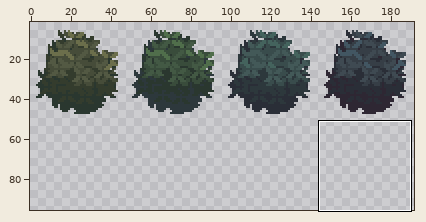
A pixel-art file gets an edit: assets/03_backgrounds/bushes.aseprite. Above, an overview of the earlier version with the close-up marked.
Close-up. Old version:
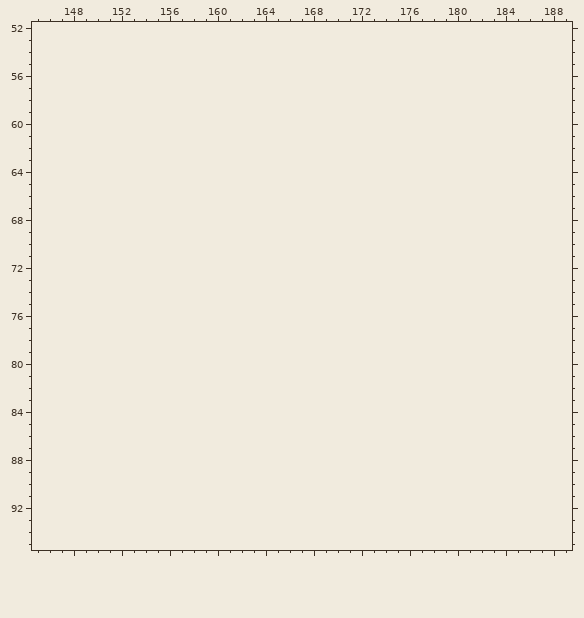
192x48 pixels, 1 frame. Colours within 5 levels of each other are drawn and written as one. Shown: x 145..189, y 52..95. The old version is drawn lined up with the new one, on the new canvas. The wide view leaves out empty margins. The commit also changed other parts of the picture, which this record leaves out.
The same view after the edit:
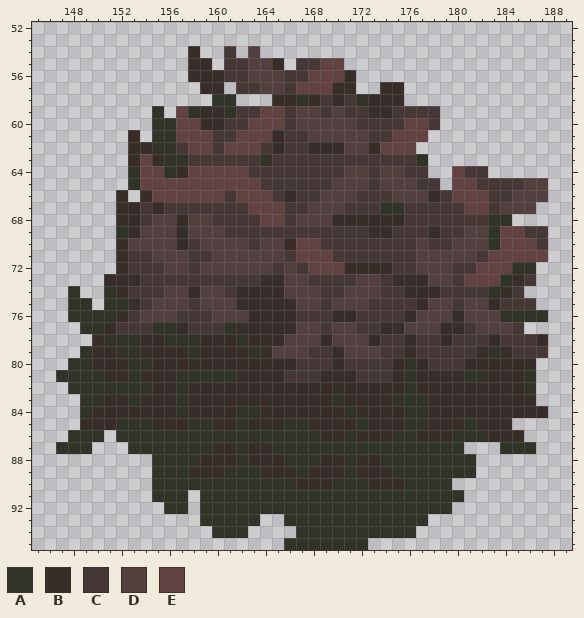
Palette (. is transparent): A #303327  B #372e2a  C #463836  D #52403f  E #624342
The edit:
canvas 192x48 -> 192x96
Changed rows in their new state; - is an unchanged pixel.
first column x 147:
54 -----------B--C-D------------------------
55 -----------BB-CCDDB-CCEE-----------------
56 -----------BBBCCDDDCCEEEB----------------
57 ------------BB-CCDDCEEEBB--BB------------
58 -------------AA---BBABCBCABBB------------
59 --------A-EABBACCEECDDCDCCBBCCCC---------
60 --------AAEEBBCCEEECDDDDDCCCCEEC---------
61 ------B-AAEEECCEEEBCCDDDDDCCEEE----------
62 ------BBAACEECEEECBCCBBBDDBEEE-----------
63 ------BEBAACCCCCCACCCCCCCCCCCCA----------
64 ------AEEABEEEEECCCCCCCCDDCDDCC--ECC-----
65 ------AEEEEEEEEEECCCCCCDDDCDDDCC-EECCCCDD
66 -----B-BEEEEEECEEECBCCDDDCCCDDDBCEEECCDDD
67 -----BBCBCCCCCCCEEECCDDDCCCAACCCCCEECDDD-
68 -----BBCDDBDDCCCCEECDDDBBBBBBCCCCCCCAA---
69 -----ABDDDBDDDCCCCCCCCCCCCBBCCCBCCDDAEECC
70 -----BDDDDBCDDDDCDDBEECCCCCCCCDCCDDDAEEEC
71 -----BCCDDDCCDDDDDDCEEECCCCCCCDDDDDCEEEEE
72 -----BCCCDDCDDDDDDCDCEEEBBBBCCDDDCCEEEAA-
73 ----BBBCCCCCCCCCCBBDDCCCCDDCBBBDDCEEEABC-
74 -A--ABCCCDDBDDCBBBBDDDCCDDDCCBBBCCCCABC--
75 -AA-AABCDDDCDDDBBBBBDDCDDDCCCCBDDCDDBCCC-
76 -AAAABCDDDCCCDDDBBBBCCCBBCCCCBDDDBDDDAAAA
77 --AABCCCAABCCCABBBBBDDCDDCCBBDDDBBCDDDC--
78 ---BAAABBAAABBBABBBDDDBDDDBCCBCCBCCCBCCCB
79 --ABBAABBBBABBBBABDDDCCBDDDCCBCCCCCBABCCC
80 -AABBBAABBBBBBBBBBBBCCCBCCCCBABCCCBBBBBB-
81 AAAABBABBBAAAAABBBBCCCBBBCCCBABBBBAABBBA-
82 -AAAAAAABBABBBBBBBBBBBBBBBBBBABBBBBBBBBA-
83 --AABBABBBABBBBBBBBBBBBABBBBAAABBBBBBBBB-
84 --ABBBBBBBABBBBAABBBBBBBABBBBAABBBBBBBBBB
85 --BBBAAABBBAABBABBBAABBBBABBBAABBBABBB---
86 -AAA-AAAAAAAAAAAAAAAAABBABBBAABBBAAABBB--
87 AAA---AAAAAAABBABBAAAAAAAAAAAAAAAA---AAA-
88 --------AAAABBBABBBAAABBABBAAAAAAAA------
89 --------AAABBBAAABBBABBBABBBAAAAAAA------
90 --------AAAAAAAAAAAABBBAAABBBAAAA--------
91 --------AAA-AAAAAAAAAAAAAAAAAAAAAA-------
92 ---------AA-AAAAAAAAAAAAAAAAAAAAA--------
93 ------------AAAAA--AAAAAAAAAAAA----------
94 -------------AAA----AAAAAAAAAA-----------
95 -------------------AAAAAAA---------------
Pixel boxes of the changes (left, top, right, bottom) in both close-ups:
added: (56, 46, 548, 550)
